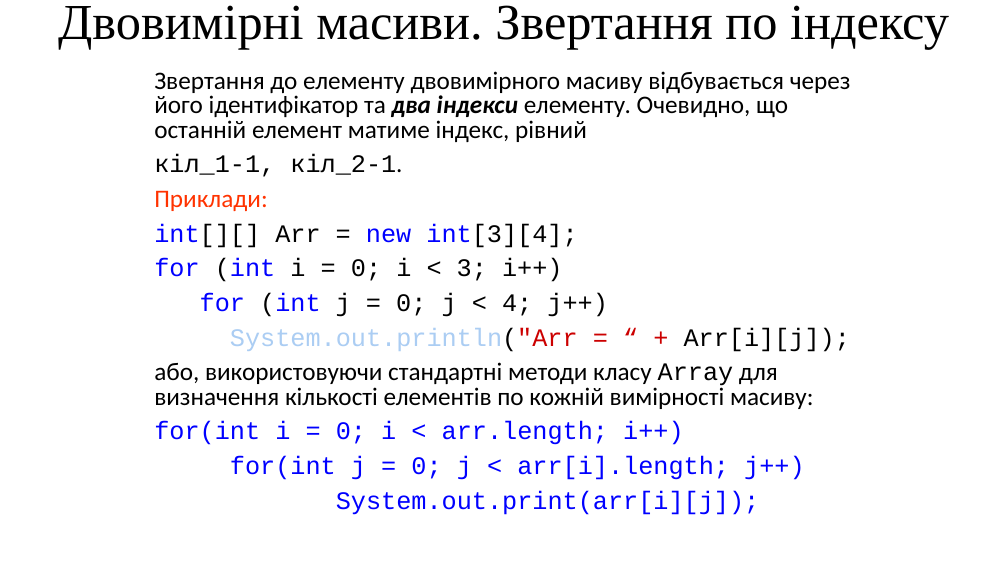
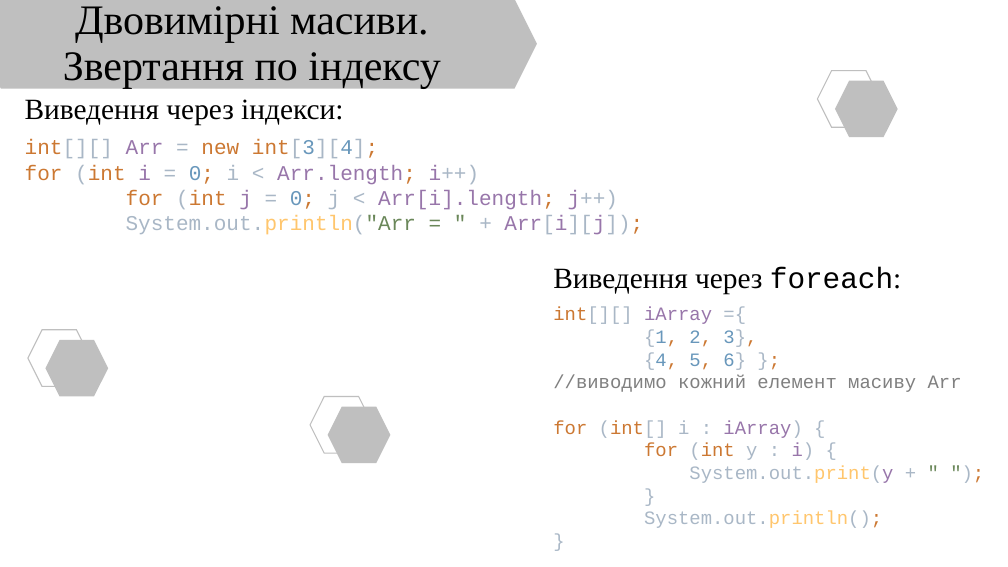
Before and after one commit to arg3ntuum/JavaCourse, a slide deck: slide 11 of Java Урок 7 Масиви.pptx. Drawn at 1008x567 pixels with LibreOffice and Linux fonts; fonts in the diff are those of the drawing. Boxes give left, top, right and bottom in pixels: in the first picture for what was removed or moved away, otherwise in the second. Text is boxed around its words. In the diff, an @@ line names an element or a change of style, - is before the commit and + after.

```diff
--- a/Java Урок 7 Масиви.pptx
+++ b/Java Урок 7 Масиви.pptx
@@ title "Двовимірні масиви. Звертання по індексу" at (63,6,440,88): size 48 to 40 pt @@
@@ hexagon added at (0,0,538,89), fill #BFBFBF @@
@@ text removed at (154,71,851,515) @@
-Звертання до елементу двовимірного масиву відбувається через його ідентифікатор та два індекси елементу. Очевидно, що останній елемент матиме індекс, рівний
-кіл_1-1, кіл_2-1.
-Приклади:
-int[][] Arr = new int[3][4];
-for (int i = 0; i < 3; i++)
-for (int j = 0; j < 4; j++)
-System.out.println("Arr = “ + Arr[i][j]);
-або, використовуючи стандартні методи класу Array для визначення кількості елементів по кожній вимірності масиву:
-for(int i = 0; i < arr.length; i++)
-for(int j = 0; j < arr[i].length; j++)
-System.out.print(arr[i][j]);
@@ hexagon added at (817,70,880,127), outline #BFBFBF 1 pt @@
@@ hexagon added at (836,81,898,138), fill #BFBFBF @@
@@ text added at (25,99,343,125), 28 pt, text #000000 @@
+Виведення через індекси:
@@ text added at (25,139,643,235), 20 pt, text #A9B7C6 @@
+int[][] Arr = new int[3][4];
+for (int i = 0; i < Arr.length; i++)
+for (int j = 0; j < Arr[i].length; j++)
+System.out.println("Arr = " + Arr[i][j]);
@@ text added at (553,267,901,294), 28 pt, text #000000 @@
+Виведення через foreach:
@@ text added at (553,307,962,528), 18 pt, text #A9B7C6 @@
+int[][] iArray ={
+{1, 2, 3},
+{4, 5, 6} };
+//виводимо кожний елемент масиву Arr
+for (int[] i : iArray) {
+for (int y : i) {
+System.out.print(y + " ");
+}
+System.out.println();
+}
@@ hexagon added at (28,330,91,386), outline #BFBFBF 1 pt @@
@@ hexagon added at (45,340,108,396), fill #BFBFBF @@
@@ hexagon added at (310,397,373,454), outline #BFBFBF 1 pt @@
@@ hexagon added at (327,407,390,464), fill #BFBFBF @@
```
Also in this commit, not shown: 17 other slides changed, 3 slides added, 5 slides removed, 1 other file.
